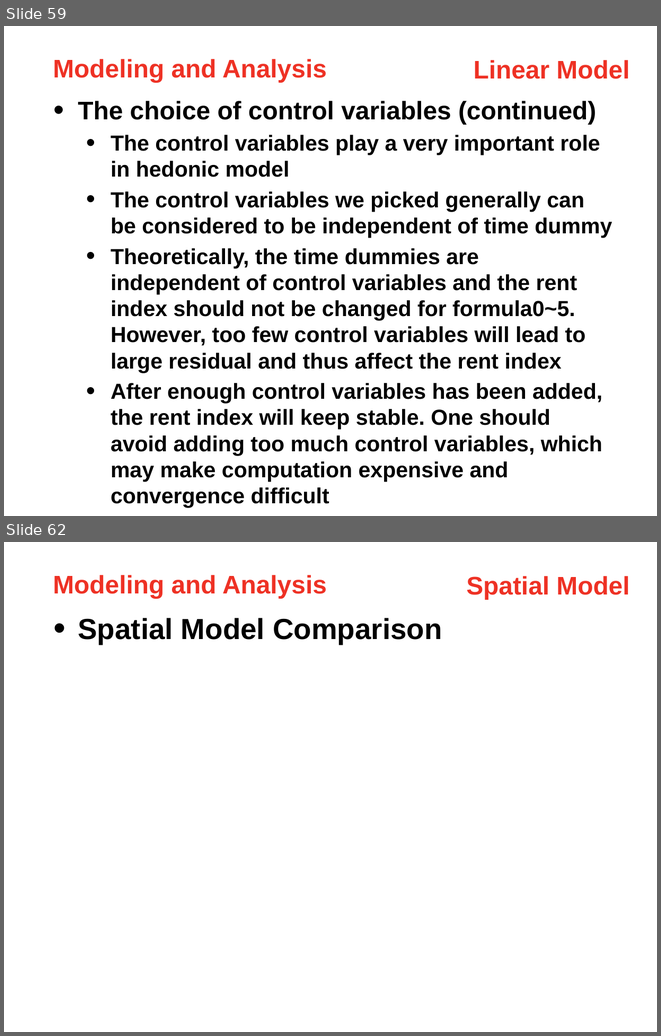
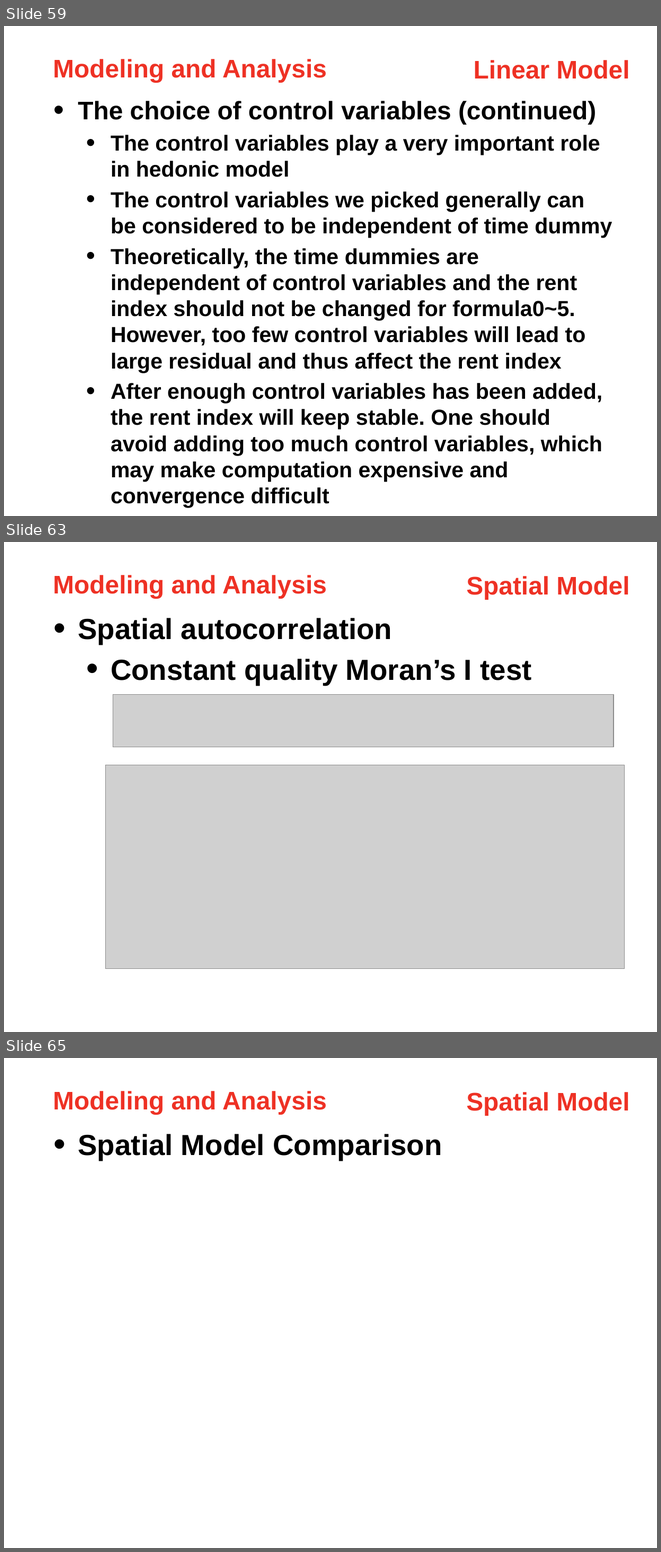
Before and after one commit to linghend/PPR, a slide deck: RentIndex/6_Presentation/RentIndex.pptx. Shown one above the other, each under a label of ours: slides 59 and 62 before the commit, slides 59, 63 and 65 after it; the slides between them are not shown. The pictures are 661x1036 and 661x1552 pixels, drawn with LibreOffice and Linux fonts; fonts in the diff are those of the drawing; grey boxes stand for pictures. Boxes give left, top, right and bottom in pixels: in the first picture for what was removed or moved away, otherwise in the second. Text is boxed around its words. In the diff, an @@ line names an element or a change of style, - is before the commit and + after.

```diff
--- a/RentIndex/6_Presentation/RentIndex.pptx
+++ b/RentIndex/6_Presentation/RentIndex.pptx
@@ slide 63 added at [4,542,657,1032], background #FFFFFF @@
@@ text added at [53,575,327,598], 28 pt, text #EE3124, bold @@
+Modeling and Analysis
@@ text added at [466,576,629,599], 28 pt, text #EE3124, bold @@
+Spatial Model
@@ text added at [78,618,531,685], 32 pt, text #000000, bold @@
+• Spatial autocorrelation
+  • Constant quality Moran’s I test
@@ picture added at [113,694,614,747] @@
@@ picture added at [105,765,624,968] @@
@@ what was slide 62 is now slide 65 @@
```
Also in this commit, not shown: 3 slides changed, 2 other slides added, 4 other files.
